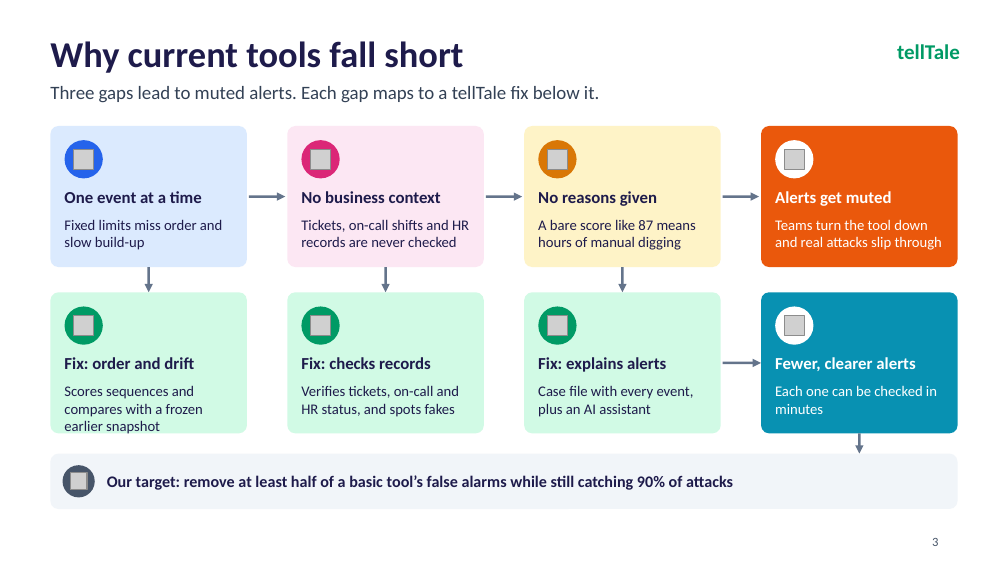
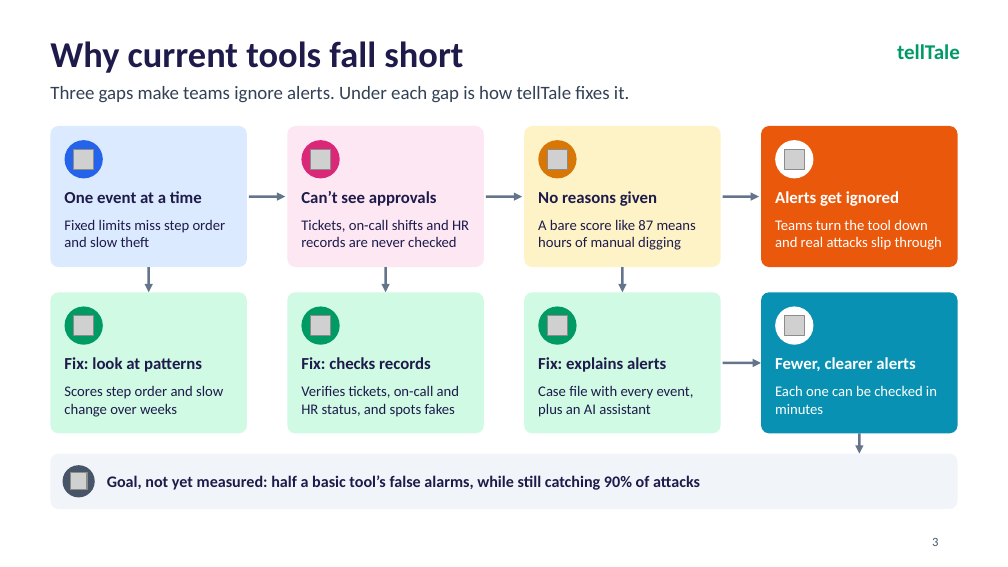
Before and after one commit to aaravgupta0202/telltale, a slide deck: slide 3 of tellTale_CyberForge_Deck.pptx. Drawn at 1008x567 pixels with LibreOffice and Linux fonts; fonts in the diff are those of the drawing; grey boxes stand for pictures; background and template pictures are left out. Boxes give left, top, right and bottom in pixels: in the first picture for what was removed or moved away, otherwise in the second. Text is boxed around its words. In the diff, an @@ line names an element or a change of style, - is before the commit and + after.

```diff
--- a/tellTale_CyberForge_Deck.pptx
+++ b/tellTale_CyberForge_Deck.pptx
@@ text at <box>50,86,629,103</box>: text changed @@
-Three gaps lead to muted alerts. Each gap maps to a tellTale fix below it.
+Three gaps make teams ignore alerts. Under each gap is how tellTale fixes it.
@@ text at <box>301,191,437,206</box>: text changed @@
-No business context
+Can’t see approvals
@@ text at <box>775,191,899,206</box>: text changed @@
-Alerts get muted
+Alerts get ignored
@@ text at <box>64,219,226,247</box>: text changed @@
-Fixed limits miss order and slow build-up
+Fixed limits miss step order and slow theft
@@ text at <box>64,357,202,372</box>: text changed @@
-Fix: order and drift
+Fix: look at patterns
@@ text at <box>64,385,223,417</box>: text changed @@
-Scores sequences and compares with a frozen earlier snapshot
+Scores step order and slow change over weeks
@@ text at <box>107,475,700,490</box>: text changed @@
-Our target: remove at least half of a basic tool’s false alarms while still catching 90% of attacks
+Goal, not yet measured: half a basic tool’s false alarms, while still catching 90% of attacks
```
Also in this commit, not shown: 15 other slides changed, 1 slide removed.
